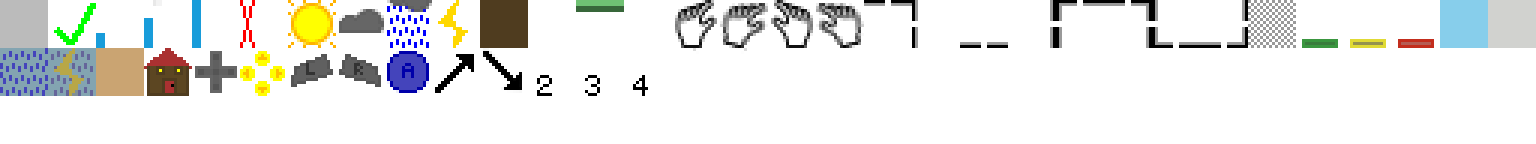
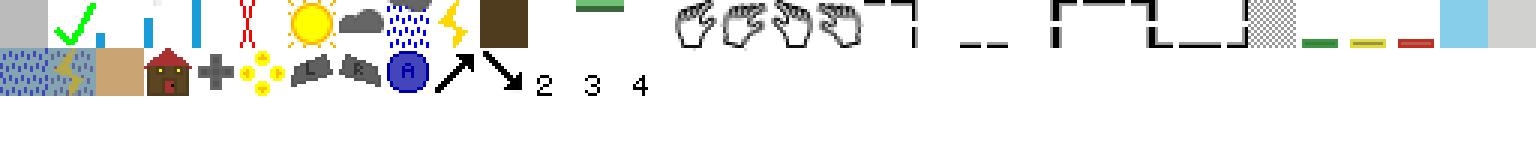
Revision of a layered 1536 x 144 image; what changed, layer by layer:
painted on "sprites.png" over (195, 51, 237, 93)
